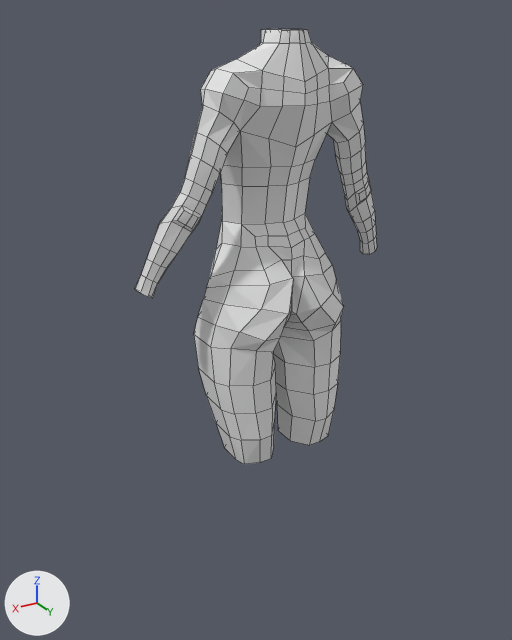
The Blender file 31.07.2025_Character.blend as it was, and as the next commit left it.
Camera for both pictures: a 50 mm lens placed at (0.722, 1.1, 1.463), pointed at (0.018, -0.073, 0.877). Arrows for +X, +Y and +Z are at lower left; the lights stay in place. Mesh edges are drawn as thin lines.

Objects in the first picture: 'Цилиндр'.
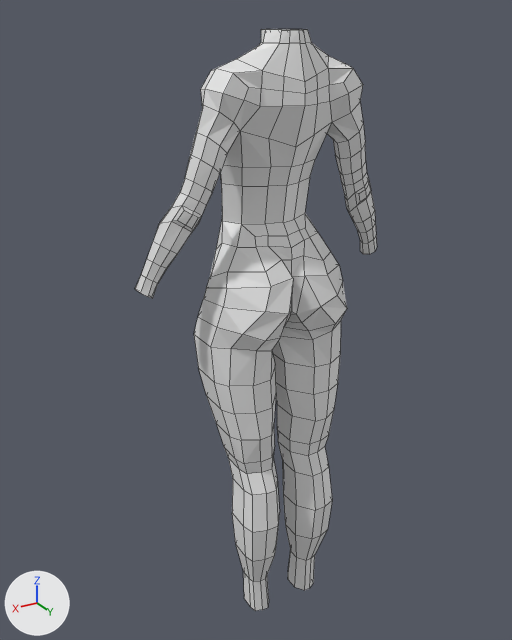
What the commit changed:
me_цилиндр is used by ob_цилиндр; location (0.0, 0.0, 0.0); scale (0.0809, 0.0809, 0.0809).
Verts and faces of me_цилиндр; kept vertices keep their numbers, new ones are numbered from 258.
Before the commit, vertices of me_цилиндр: 2 (1.48, 0.0, 12.31) at pixel (229, 285), 19 (1.06, -0.21, 13.14) at pixel (240, 246), 182 (1.93, -0.17, 10.78) at pixel (210, 347), 189 (0.6, 0.53, 10.63) at pixel (273, 351), 222 (1.31, -0.08, 12.63) at pixel (234, 270).
Before the commit, vertices of me_цилиндр: 234 (0.78, 0.38, 12.7) at pixel (264, 269), 237 (0.75, 0.6, 12.39) at pixel (269, 284), 246 (1.82, -0.09, 11.36) at pixel (215, 325), 248 (1.5, 0.51, 11.34) at pixel (239, 332), 251 (1.64, -0.03, 11.88) at pixel (223, 304).
Before the commit, vertices of me_цилиндр: 257 (1.02, 0.67, 11.86) at pixel (261, 309).
me_цилиндр had 258 vertices, 234 faces and spanned x 0.0..3.48, y -1.77..0.95, z 7.53..17.81.
me_цилиндр now has 312 vertices, 288 faces and spans x 0.0..3.48, y -1.77..0.95, z 2.45..17.81.
Part 1, on me_цилиндр:
Vertex 2 moves to (1.61, 0.1, 12.31), pixel (226, 288).
Vertex 19 moves to (1.16, -0.21, 13.14), pixel (236, 247).
Vertex 182 moves to (1.93, -0.15, 10.78), pixel (210, 347).
Vertex 189 moves to (0.6, 0.48, 10.63), pixel (271, 350).
Vertex 222 moves to (1.47, -0.08, 12.63), pixel (227, 271).
Vertex 234 moves to (0.81, 0.51, 12.7), pixel (265, 271).
Vertex 246 moves to (1.85, 0.04, 11.36), pixel (217, 327).
Vertex 237 moves to (0.8, 0.71, 12.39), pixel (270, 286).
Vertex 248 moves to (1.5, 0.65, 11.34), pixel (242, 334).
Vertex 251 moves to (1.73, 0.13, 11.88), pixel (223, 307).
Vertex 257 moves to (1.02, 0.84, 11.86), pixel (265, 311).
Part 2, on me_цилиндр:
9 vertices move from x 0.26..1.41, y -0.95..0.51, z 7.53..7.56 to x 0.23..1.43, y -0.97..0.52, z 7.56..7.59.
54 vertices are added at x 0.26..1.39, y -0.95..0.87, z 2.45..7.22.
54 new faces join them.

Where the change shows, as pixel boxes (x1, y1, x2, y2) in the pictures (512 x 640 px; the box of a moved part takes in the faces that stretch with it):
'Цилиндр', reshaped (34% taller)
    before: (135, 29, 377, 464)
    after: (135, 29, 377, 611)
part 1 of me_цилиндр, moved or reshaped
    before: (194, 214, 343, 386)
    after: (194, 213, 347, 386)
part 2 of me_цилиндр, built on
    before: (217, 405, 334, 464)
    after: (217, 405, 334, 611)
